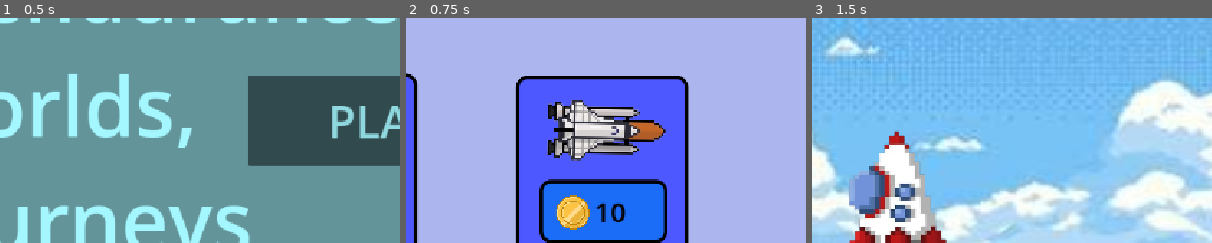
Above: before the commit, frames 1-3 (left to right).
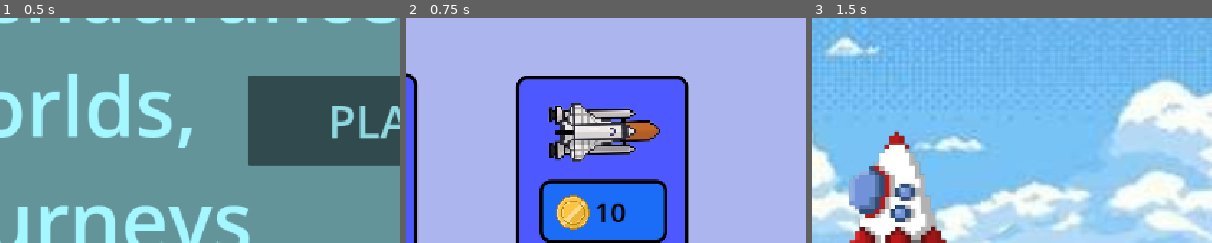
Above: after the commit, the same moments.

Repository: semvgo/nasa-project
Game: Godot game, scene res://iniciopantalla.tscn
The game is run twice, just before and just after one commit, with the same random seed, the same clock (stepped at 60 frames per second) and the same inputs.
Inputs:
- Up to frame 1 (0.5 s): no input
- Up to frame 2 (0.75 s): click "PLAY" at 0.5 s
- Up to frame 3 (1.5 s): click "use" at 1.25 s
The pictures show only the part of the screen within x 42-92%, y 24-74%; the shares and areas given below are measured in that part.

Frame 1 is identical in both runs. In frame 2, 3.3% of the frame differs, in the area x 35-65%, y 36-64%; in frame 3, nothing differs.

Commit message:
saf

Diff:
--- a/cohetedesdetierra.gd
+++ b/cohetedesdetierra.gd
@@ -3,14 +3,19 @@
 var velocity_y = -2
 var despegando = false
 
+func _ready():
+	if Global1.selected_ship == 2:
+		texture = load("res://rocket-removebg-preview (2).png")
+
 func _process(_delta):
 	if Input.is_action_just_pressed("ui_accept") and despegando == false:
 		despegando = true
-		$"../AudioStreamPlayer2D".play()
+
 		while true:
 			await get_tree().create_timer(0.005).timeout
 			position.y += velocity_y
 			if position.y <= -300.0:
-				$"../AudioStreamPlayer2D".stop()
 				get_tree().change_scene_to_file("res://espacio inicio.tscn")
+
+
 				break
--- a/elegi_tu_cohete.gd
+++ b/elegi_tu_cohete.gd
@@ -38,10 +38,12 @@
 
 func usar_cohete_2():
 	Global1.selected_ship = 2
+	Global1.cambiar_Textura.emit()
+
 	# El cohete 2 mejorado incluye Escudo de Calor y Propulsores de Gravedad (aterriza en Venus y Mercurio)
 	Global1.has_heat_shield = true
 	Global1.has_gravity_thrusters = true
-	cambiar_Textura.emit("res://rocket-removebg-preview.png")
+	cambiar_Textura.emit("res://rocket-removebg-preview (2).png")
 	get_tree().change_scene_to_file("res://vista tierra.tscn")
 
 func actualizar_texto_monedas():
--- a/global1.gd
+++ b/global1.gd
@@ -1,4 +1,5 @@
 extends Node
+signal cambiar_Textura
 
 # Recursos principales (English)
 var selected_ship = 1
--- a/interfazelegir cohete.tscn
+++ b/interfazelegir cohete.tscn
@@ -2,7 +2,7 @@
 
 [ext_resource type="Script" uid="uid://mex2avpt0kmn" path="res://elegi_tu_cohete.gd" id="1_57glk"]
 [ext_resource type="Texture2D" uid="uid://dkvq6pkelob3n" path="res://images-removebg-preview.png" id="1_72akw"]
-[ext_resource type="Texture2D" uid="uid://dic7ijudvxar2" path="res://rocket-removebg-preview.png" id="2_m2gxg"]
+[ext_resource type="Texture2D" uid="uid://dlpq1w8mblx1s" path="res://rocket-removebg-preview (2).png" id="3_57glk"]
 [ext_resource type="Texture2D" uid="uid://dtruk8dm4a3nc" path="res://monedita-removebg-preview.png" id="3_m2gxg"]
 
 [sub_resource type="StyleBoxFlat" id="StyleBoxFlat_8fwgs"]
@@ -118,13 +118,13 @@
 
 [node name="imagencohete2" type="TextureRect" parent="elegi_tu_cohete/cohete2" unique_id=1241875821]
 layout_mode = 0
-offset_left = 223.0
-offset_top = -10.0
-offset_right = 404.0
-offset_bottom = 203.0
-rotation = 1.5888222
-texture = ExtResource("2_m2gxg")
-expand_mode = 1
+offset_left = 9.9999695
+offset_top = -15.0
+offset_right = 289.99997
+offset_bottom = 245.0
+rotation = -0.01755178
+scale = Vector2(0.7193433, 0.7403804)
+texture = ExtResource("3_57glk")
 stretch_mode = 6
 
 [node name="botoncohete2" type="Button" parent="elegi_tu_cohete/cohete2" unique_id=37099457]
--- a/jugador.gd
+++ b/jugador.gd
@@ -39,7 +39,7 @@
 		initial_materials = Global1.materials
 
 		var p1 = "res://images-removebg-preview.png"
-		var p2 = "res://rocket-removebg-preview.png"
+		var p2 = "res://rocket-removebg-preview (2).png"
 		var tex_original_size = $Cohete.texture.get_size() if $Cohete.texture != null else Vector2(200, 200)
 		var escala_original = $Cohete.scale
 
--- a/vista tierra.tscn
+++ b/vista tierra.tscn
@@ -3,7 +3,7 @@
 [ext_resource type="Texture2D" uid="uid://cgmagn2pvm65n" path="res://suel concreto.jpg" id="1_pndjc"]
 [ext_resource type="Texture2D" uid="uid://dkvq6pkelob3n" path="res://images-removebg-preview.png" id="2_2gmej"]
 [ext_resource type="Script" uid="uid://oryphahu65o0" path="res://cohetedesdetierra.gd" id="3_2gmej"]
-[ext_resource type="AudioStream" uid="uid://da6bctm66aa4y" path="res://49053354-rocket-launch-306441.mp3" id="4_myt0b"]
+[ext_resource type="AudioStream" uid="uid://2opcc856wh7t" path="res://sigmamusicart-space-space-music-597916.mp3" id="6_psj1i"]
 
 [node name="Node2D" type="Node2D" unique_id=1473062429]
 
@@ -22,7 +22,5 @@
 texture = ExtResource("2_2gmej")
 script = ExtResource("3_2gmej")
 
-[node name="AudioStreamPlayer2D" type="AudioStreamPlayer2D" parent="." unique_id=2030705551]
-stream = ExtResource("4_myt0b")
-max_distance = 2162.0
-attenuation = 0.6155715
+[node name="AudioStreamPlayer" type="AudioStreamPlayer" parent="." unique_id=82410765]
+stream = ExtResource("6_psj1i")
Empty file added: audio_stream_player.gd
Not shown, added: audio_stream_player.gd.uid
Empty file added: audio_stream_player_2d.gd
Not shown, added: audio_stream_player_2d.gd.uid
Binary file added: rocket-removebg-preview (2).png
Not shown, changed: rocket-removebg-preview (2).png.import
Binary file removed: rocket-removebg-preview.png
Not shown, added: sigmamusicart-space-space-music-597916.mp3.import
Empty file added: vista_tierra.gd
Not shown, added: vista_tierra.gd.uid
Not shown, added: sigmamusicart-space-space-music-597916.mp3
